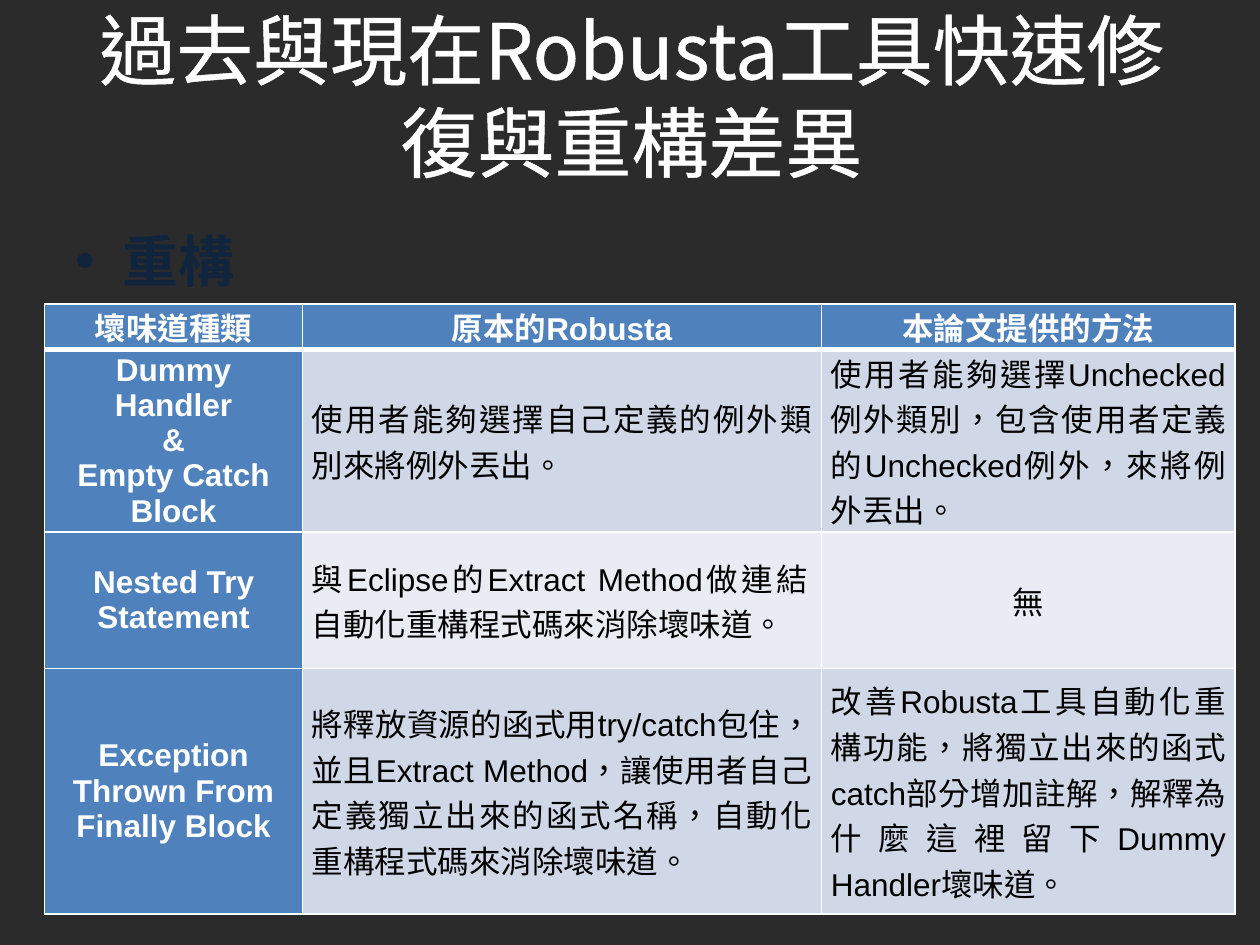
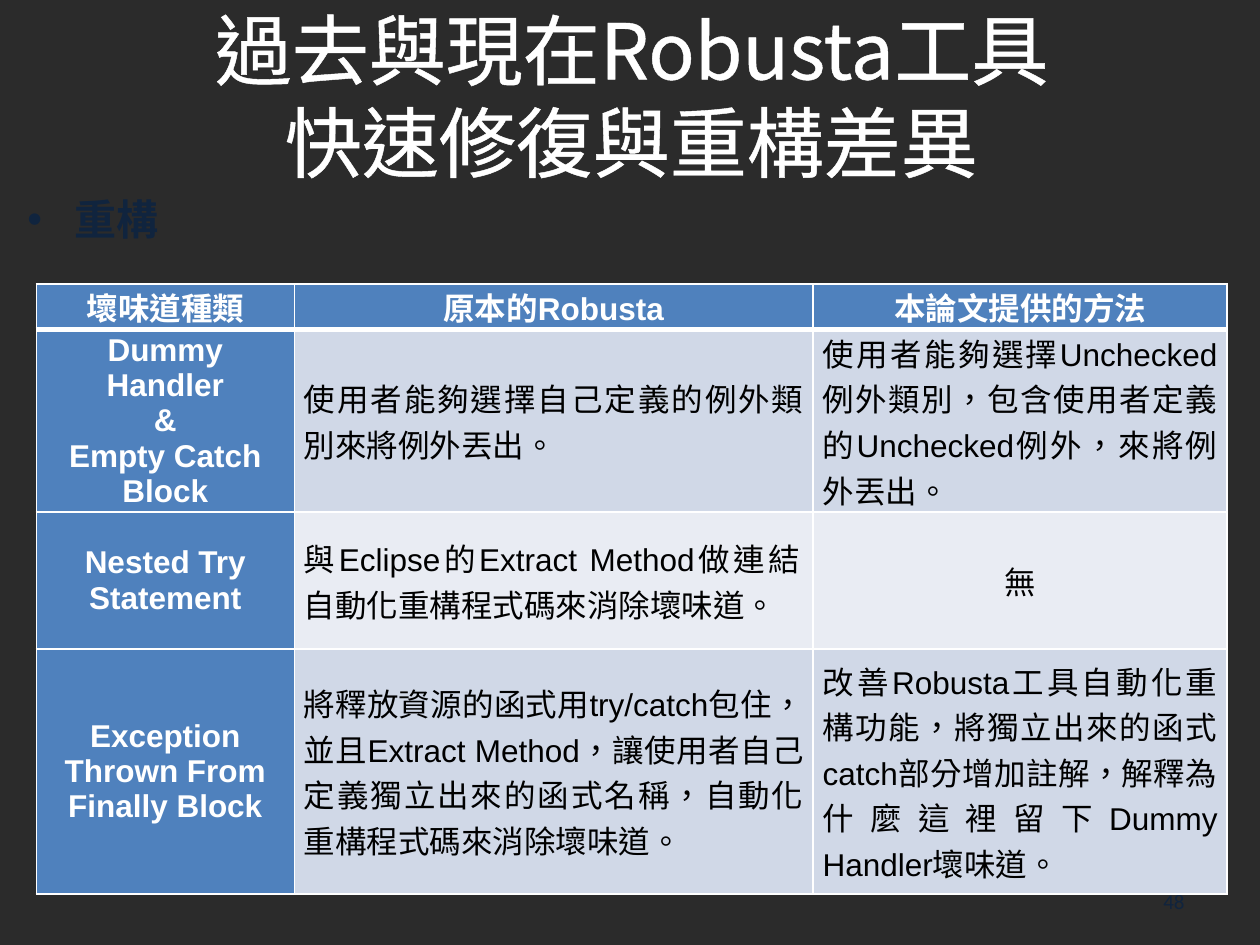
Before and after one commit to s7130457/thesis, a slide deck: slide 48 of 楊雅雯-口試投影片.pptx. Drawn at 1260x945 pixels with LibreOffice and Linux fonts; fonts in the diff are those of the drawing; background and template pictures are left out; a plain dark background stands for a picture behind light text. Boxes give left, top, right and bottom in pixels: in the first picture for what was removed or moved away, otherwise in the second. Text is boxed around its words. In the diff, an @@ line names an element or a change of style, - is before the commit and + after.

```diff
--- a/楊雅雯-口試投影片.pptx
+++ b/楊雅雯-口試投影片.pptx
@@ title at bbox=[215, 14, 1048, 179]: spaces changed @@
-過去與現在Robusta工具快速修復與重構差異
+過去與現在Robusta工具
+快速修復與重構差異
@@ text "重構": place and size @@
-text "重構" at bbox=[400, 107, 862, 179]
+text "重構" at bbox=[304, 826, 682, 856]
@@ text "重構" at bbox=[304, 826, 682, 856]: size 32 to 24 pt; less space between paragraphs @@
@@ table: place and size @@
-table at bbox=[44, 304, 1235, 903]
+table at bbox=[37, 284, 1227, 883]
```
Also in this commit, not shown: 22 other slides changed, 5 slides added, 3 other files.
